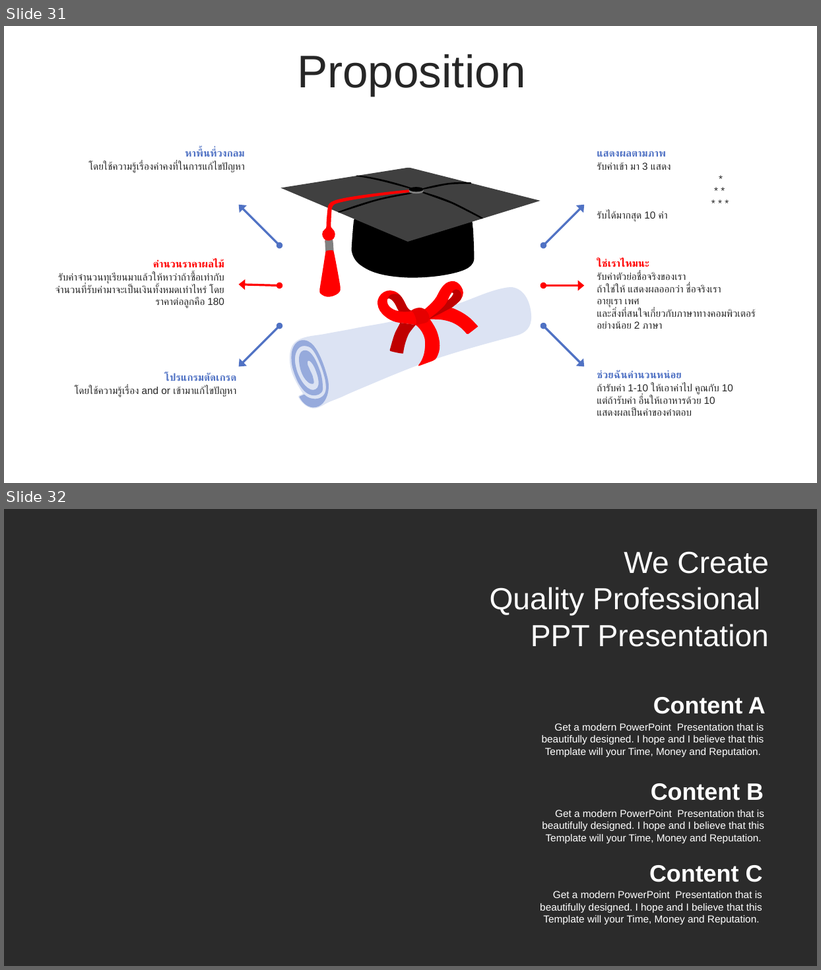
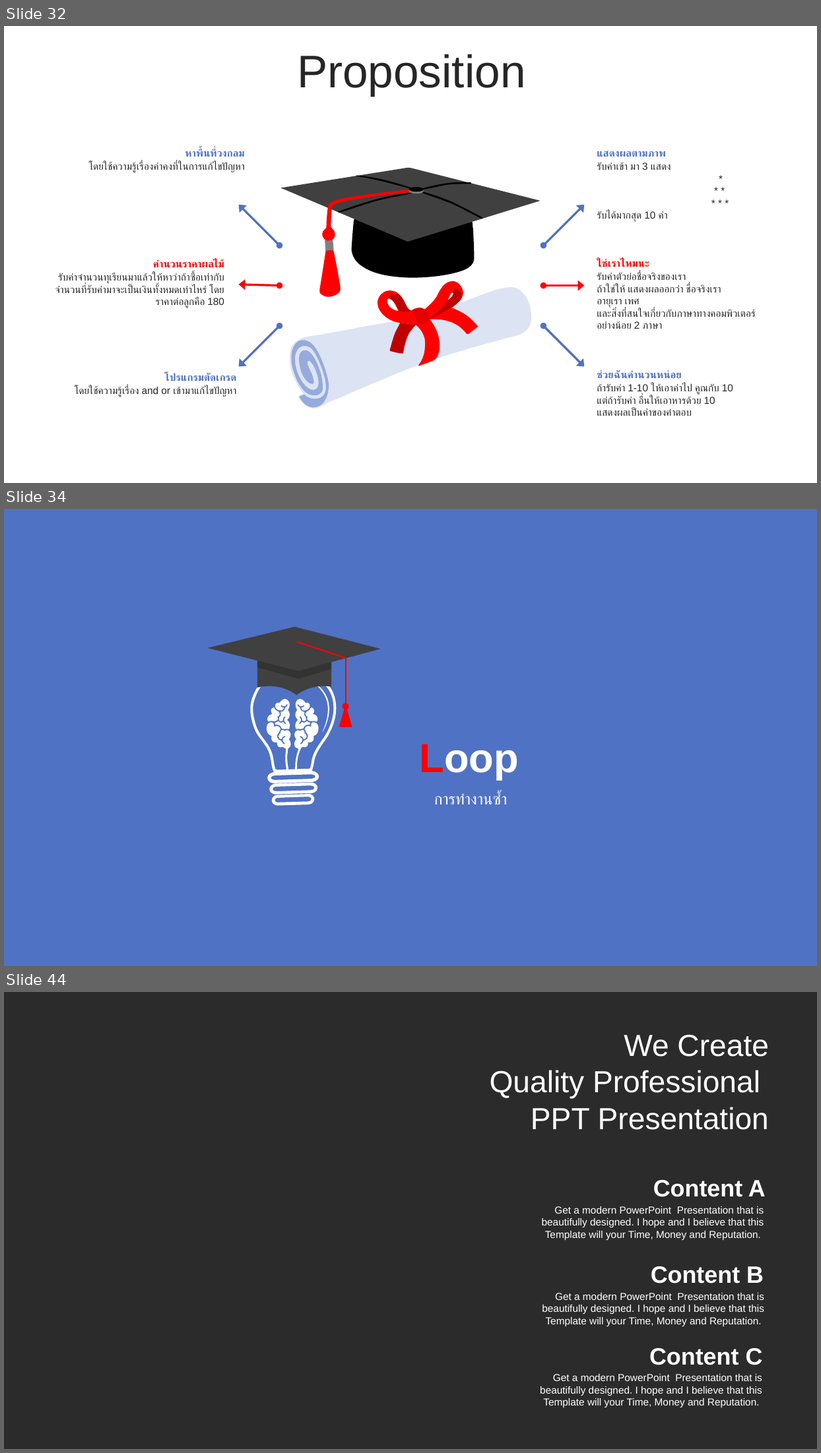
Before and after one commit to WatcharapolxFa/SolveProblemsIn-C-Language, a slide deck: LearnC/C.pptx. Shown one above the other, each under a label of ours: slides 31 and 32 before the commit, slides 32, 34 and 44 after it; the slides between them are not shown. The pictures are 821x970 and 821x1453 pixels, drawn with LibreOffice and Linux fonts; fonts in the diff are those of the drawing; background and template pictures are left out; a plain dark background stands for a picture behind light text. Boxes give left, top, right and bottom in pixels: in the first picture for what was removed or moved away, otherwise in the second. Text is boxed around its words. In the diff, an @@ line names an element or a change of style, - is before the commit and + after.

```diff
--- a/LearnC/C.pptx
+++ b/LearnC/C.pptx
@@ slide 34 added at (x1=4, y1=509, x2=817, y2=966), background #5072C4 @@
@@ group added at (x1=208, y1=626, x2=519, y2=806): 5 freeform shapes, 2 texts, 2 lines, 1 triangle, 1 ellipse @@
+Loop
+การทำงานซ้ำ
@@ what was slide 31 is now slide 32 @@
@@ what was slide 32 is now slide 44 @@
```
Also in this commit, not shown: 11 other slides added, 5 other files.
